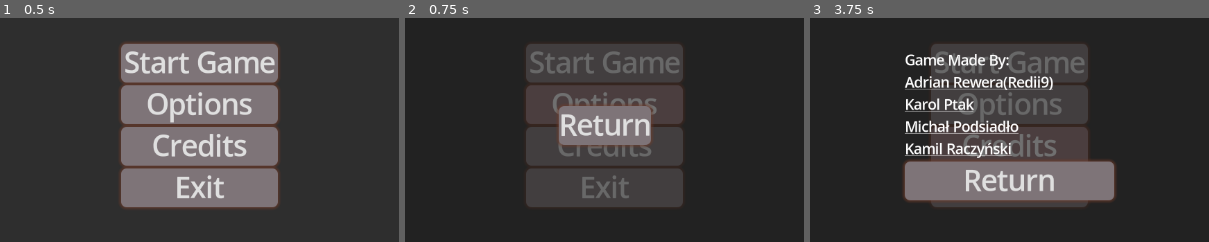
Above: before the commit, frames 1-3 (left to right).
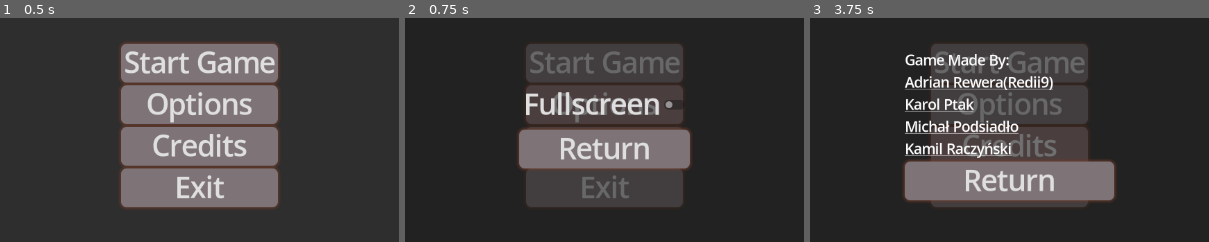
Above: after the commit, the same moments.

Repository: Redii9/Projekt_Gra_FPS
Game: Godot game, scene res://Scenes/menu.tscn
The game is run twice, just before and just after one commit, with the same random seed, the same clock (stepped at 60 frames per second) and the same inputs.
Inputs:
- Up to frame 1 (0.5 s): no input
- Up to frame 2 (0.75 s): click "Options" at 0.5 s
- Up to frame 3 (3.75 s): click "Start Game" at 1.25 s; click "Start Game" at 2 s; click "Return" at 2.75 s; click "Credits" at 3.5 s
The pictures show only the part of the screen within x 25-75%, y 26-76%; the shares and areas given below are measured in that part.

Frame 1 is identical in both runs. In frame 2, 10% of the frame differs, in the area x 28-72%, y 33-68%; in frame 3, nothing differs.

Commit message:
Zmiana w opcjach
- Dodanie opcji fullscreen z zapisem do pliku

Diff:
--- a/Scenes/options.tscn
+++ b/Scenes/options.tscn
@@ -1,6 +1,9 @@
-[gd_scene load_steps=6 format=3 uid="uid://c8tawm2lx1hpm"]
+[gd_scene load_steps=7 format=3 uid="uid://c8tawm2lx1hpm"]
 
 [ext_resource type="Script" uid="uid://c3rtapebq1gad" path="res://Scripts/options.gd" id="1_prnvy"]
+
+[sub_resource type="StyleBoxFlat" id="StyleBoxFlat_prnvy"]
+bg_color = Color(0.6, 0.6, 0.6, 0)
 
 [sub_resource type="StyleBoxFlat" id="StyleBoxFlat_4tmxy"]
 bg_color = Color(0.581094, 0.45728, 0.470233, 1)
@@ -38,7 +41,7 @@
 shadow_color = Color(0.443323, 0.234534, 0.161196, 0.6)
 shadow_size = 5
 
-[node name="Options" type="Control"]
+[node name="Options" type="Control" node_paths=PackedStringArray("fullscreen_button")]
 layout_mode = 3
 anchors_preset = 15
 anchor_right = 1.0
@@ -46,6 +49,7 @@
 grow_horizontal = 2
 grow_vertical = 2
 script = ExtResource("1_prnvy")
+fullscreen_button = NodePath("Control/VBoxContainer/fullscreen")
 
 [node name="Panel" type="Panel" parent="."]
 layout_mode = 1
@@ -84,6 +88,12 @@
 grow_horizontal = 2
 grow_vertical = 2
 
+[node name="fullscreen" type="CheckButton" parent="Control/VBoxContainer"]
+layout_mode = 2
+theme_override_font_sizes/font_size = 40
+theme_override_styles/focus = SubResource("StyleBoxFlat_prnvy")
+text = "Fullscreen"
+
 [node name="return" type="Button" parent="Control/VBoxContainer"]
 layout_mode = 2
 theme_override_font_sizes/font_size = 40
@@ -93,4 +103,5 @@
 theme_override_styles/normal = SubResource("StyleBoxFlat_kftxf")
 text = "Return"
 
+[connection signal="toggled" from="Control/VBoxContainer/fullscreen" to="." method="_on_fullscreen_toggled"]
 [connection signal="pressed" from="Control/VBoxContainer/return" to="." method="_on_return_pressed"]
--- a/Scripts/menu.gd
+++ b/Scripts/menu.gd
@@ -2,6 +2,15 @@
 
 var is_credits_open: bool = false
 var is_options_open: bool = false
+
+var config = ConfigFile.new()
+
+func _ready() -> void:
+	config.load("user://settings.cfg")
+	load_fullscreen()
+	# sciezka do katalogu testowanie:
+	print("Ścieżka do katalogu user://: ", OS.get_user_data_dir())
+	OS.shell_open(OS.get_user_data_dir())
 
 func _on_start_game_pressed() -> void:
 	get_tree().change_scene_to_file("res://Scenes/main.tscn")
@@ -33,3 +42,10 @@
 	credits.add_to_group("credits_instances")
 	credits.menu = self # Przekazanie referencji do menu
 	get_tree().root.add_child(credits)
+
+func load_fullscreen() -> void:
+	var fullscreen = config.get_value("video", "fullscreen", false)
+	if fullscreen:
+		get_window().mode = Window.MODE_FULLSCREEN
+	else:
+		get_window().mode = Window.MODE_WINDOWED
--- a/Scripts/options.gd
+++ b/Scripts/options.gd
@@ -1,7 +1,13 @@
 extends Control
 
 var menu: Node = null
+var config = ConfigFile.new()
 
+@export var fullscreen_button: CheckButton
+
+func _ready() -> void:
+	config.load("user://settings.cfg")
+	load_fullscreen()
 
 func _on_return_pressed() -> void:
 	# Usuniecie wszystkich instancji w grupie
@@ -10,3 +16,19 @@
 
 	if menu:
 		menu.is_options_open = false
+
+func load_fullscreen() -> void:
+	var fullscreen = config.get_value("video", "fullscreen", false)
+	if fullscreen:
+		get_window().mode = Window.MODE_FULLSCREEN
+	else:
+		get_window().mode = Window.MODE_WINDOWED
+	fullscreen_button.button_pressed = fullscreen
+
+func _on_fullscreen_toggled(toggled_on: bool) -> void:
+	if toggled_on:
+		get_window().mode = Window.MODE_FULLSCREEN
+	else:
+		get_window().mode = Window.MODE_WINDOWED
+	config.set_value("video", "fullscreen", toggled_on)
+	config.save("user://settings.cfg")
--- a/project.godot
+++ b/project.godot
@@ -14,6 +14,10 @@
 run/main_scene="uid://ds8ja5st63qfc"
 config/features=PackedStringArray("4.4", "GL Compatibility")
 config/icon="res://icon.svg"
+
+[display]
+
+window/size/mode=3
 
 [file_customization]
 
